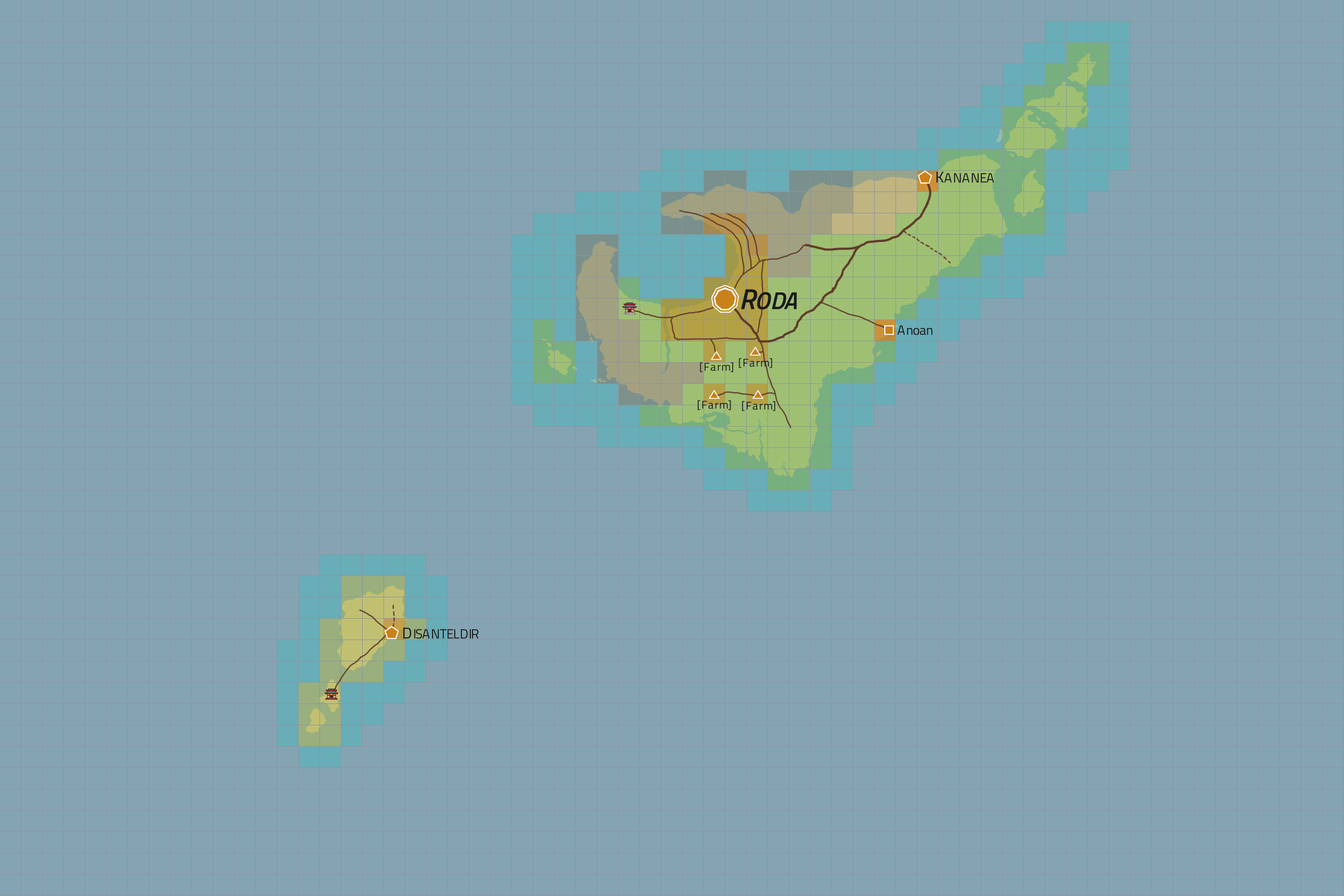
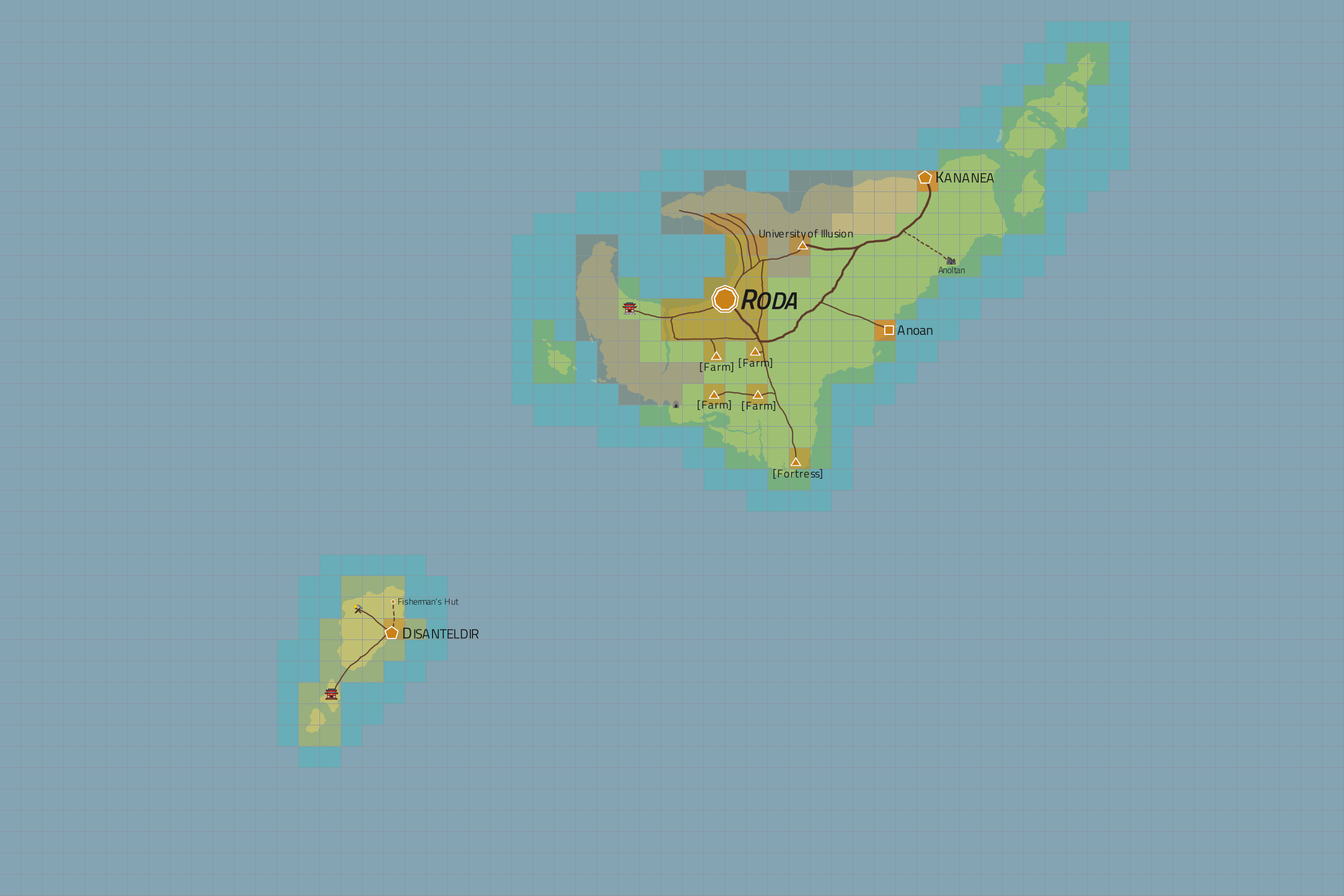
Layer changes from the first 1344 x 896 image to the second:
painted on "PoIs" over [353, 228, 965, 614]
painted on "Settlements" over [353, 228, 965, 614]
painted on "[Temp] Roads" over [353, 228, 956, 614]
painted on "Factions" over [353, 228, 965, 614]
painted on "Regions" over [353, 228, 965, 614]
painted on "Grid" over [353, 228, 965, 614]
painted on "Landmass" over [353, 228, 965, 614]
painted on "Water" over [353, 228, 965, 614]
